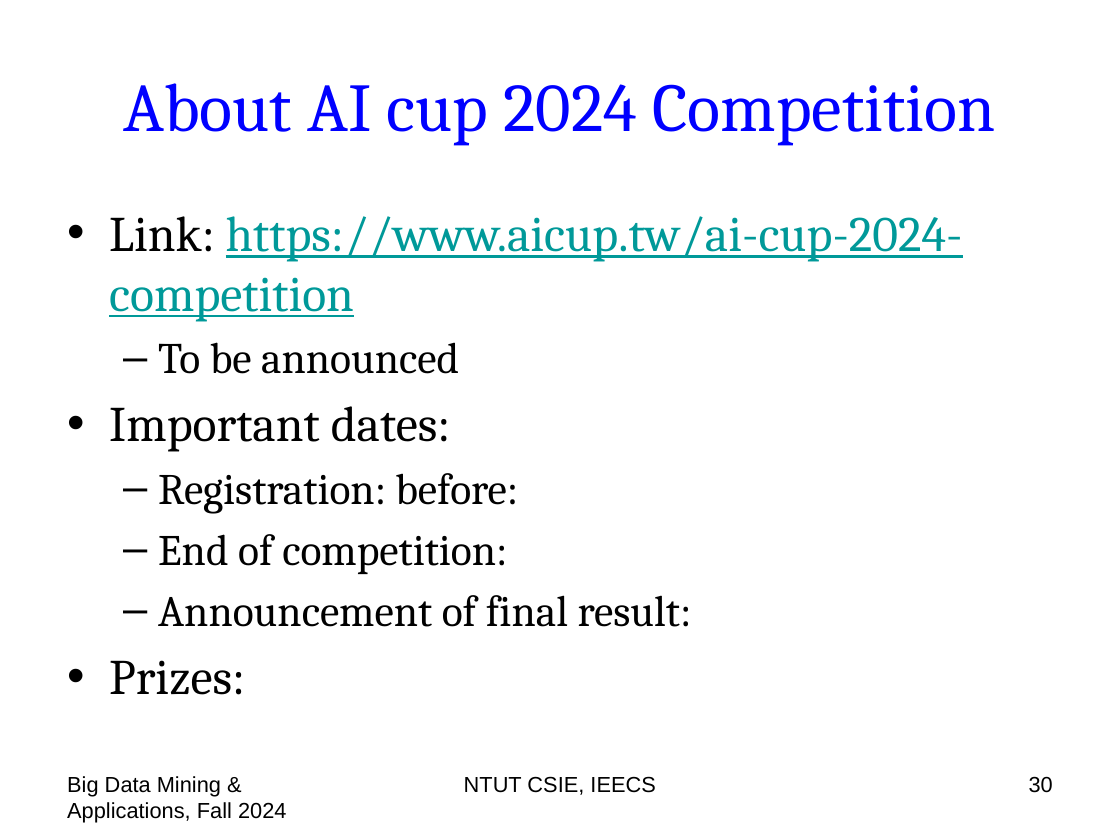
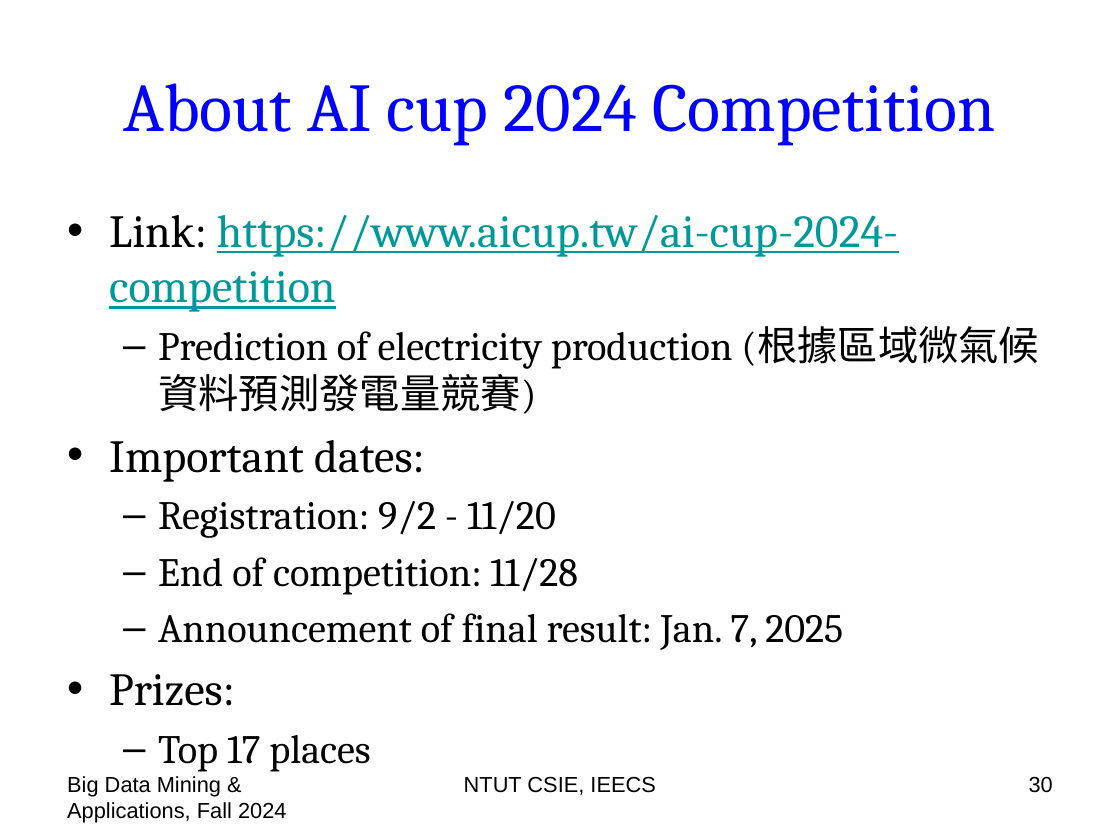
Before and after one commit to chriswjh/chriswjh.github.io, a slide deck: slide 30 of BDM/00-overview.pptx. Drawn at 1120x840 pixels with LibreOffice and Linux fonts; fonts in the diff are those of the drawing. Boxes give left, top, right and bottom in pixels: in the first picture for what was removed or moved away, otherwise in the second. Text is boxed around its words. In the diff, an @@ line names an element or a change of style, - is before the commit and + after.

```diff
--- a/BDM/00-overview.pptx
+++ b/BDM/00-overview.pptx
@@ text at bbox=[109, 215, 898, 706]: size 32 to 29.6 pt in "Link: https://www.aicup.tw/ai-cup-2024-competition", "Important dates:", "Prizes:" @@
@@ text at bbox=[158, 326, 1039, 414]: text changed; size 28 to 25.9 pt @@
-  – To be announced
+  – Prediction of electricity production (根據區域微氣候資料預測發電量競賽)
@@ text at bbox=[158, 501, 843, 650]: text changed; size 28 to 25.9 pt @@
-  – Registration: before:
-  – End of competition:
-  – Announcement of final result:
+  – Registration: 9/2 - 11/20
+  – End of competition: 11/28
+  – Announcement of final result: Jan. 7, 2025
@@ text at bbox=[158, 735, 370, 772]: paragraph added @@
+  – Top 17 places
```
Also in this commit, not shown: 12 other slides changed, 1 other file.
